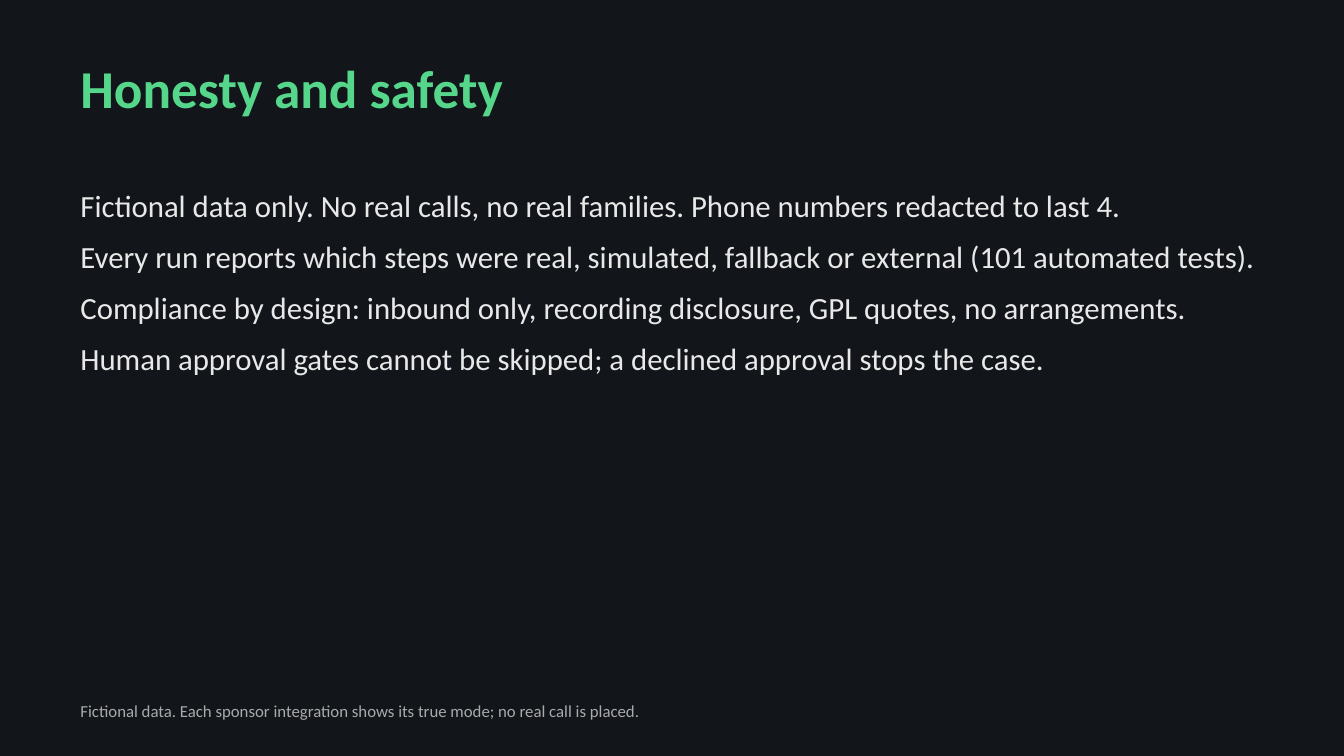
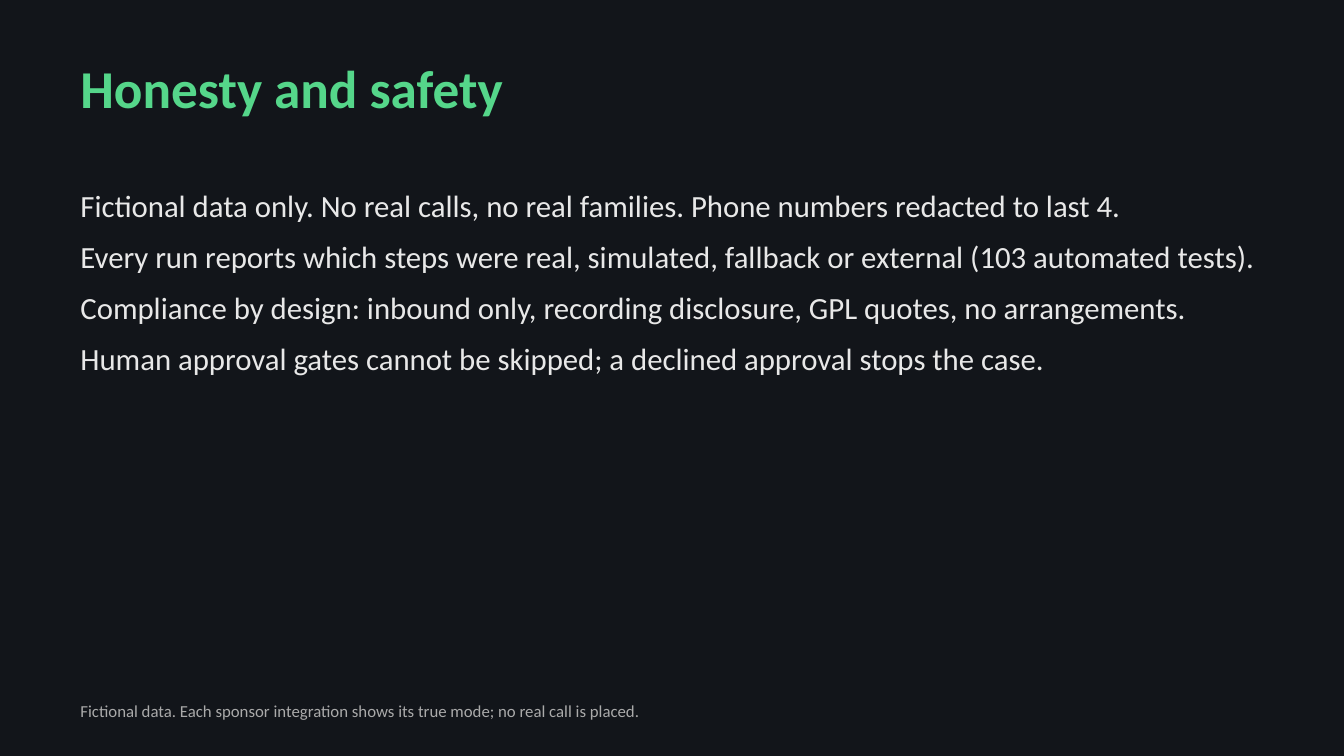
Before and after one commit to donaldc11/vigil-ai-night-staff, a slide deck: slide 6 of Vigil_deck.pptx. Drawn at 1344x756 pixels with LibreOffice and Linux fonts; fonts in the diff are those of the drawing. Boxes give left, top, right and bottom in pixels: in the first picture for what was removed or moved away, otherwise in the second. Text is boxed around its words. In the diff, an @@ line names an element or a change of style, - is before the commit and + after.

```diff
--- a/Vigil_deck.pptx
+++ b/Vigil_deck.pptx
@@ text at <box>80,245,1254,273</box>: text changed @@
-Every run reports which steps were real, simulated, fallback or external (101 automated tests).
+Every run reports which steps were real, simulated, fallback or external (103 automated tests).
```
Also in this commit, not shown: 27 other files.
